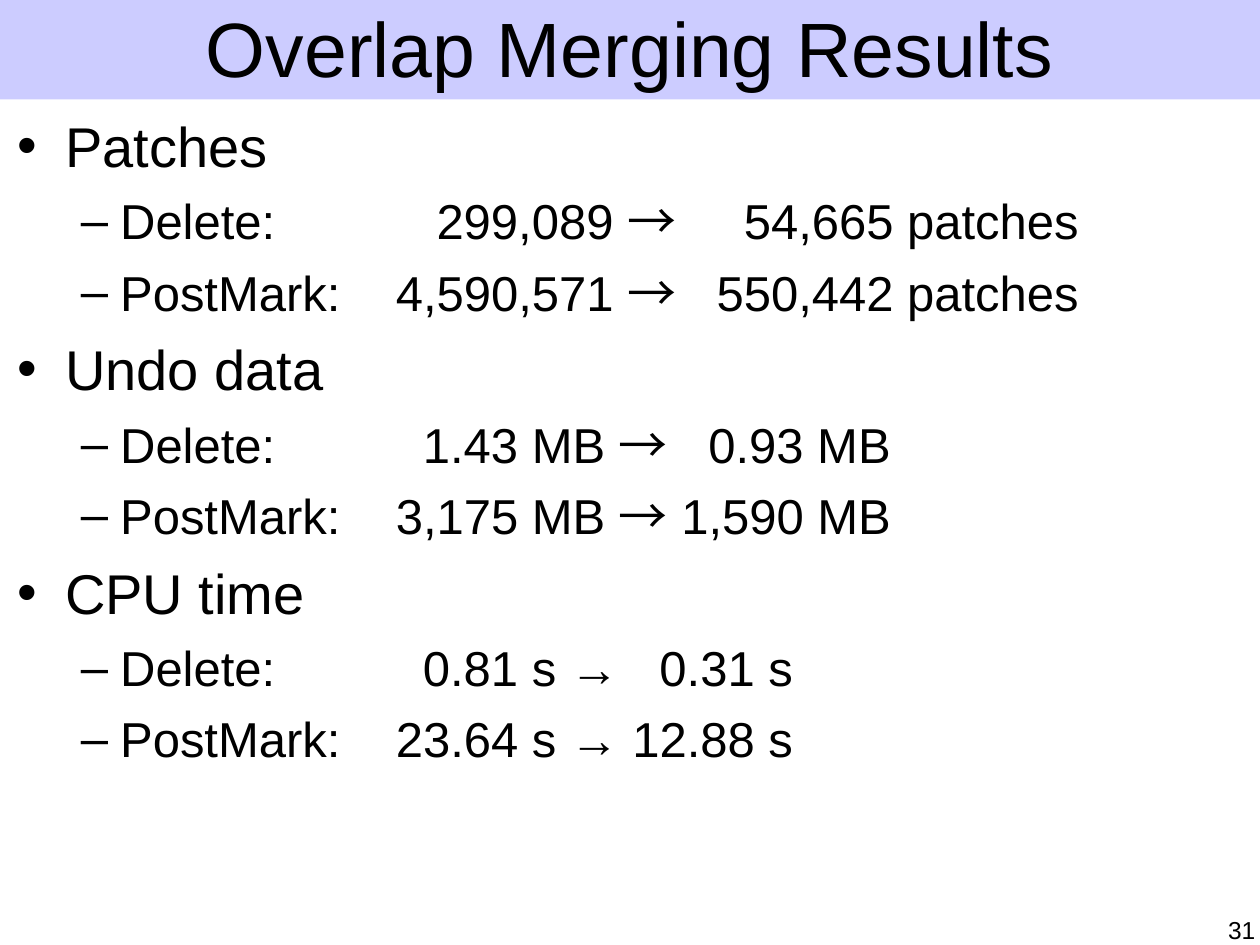
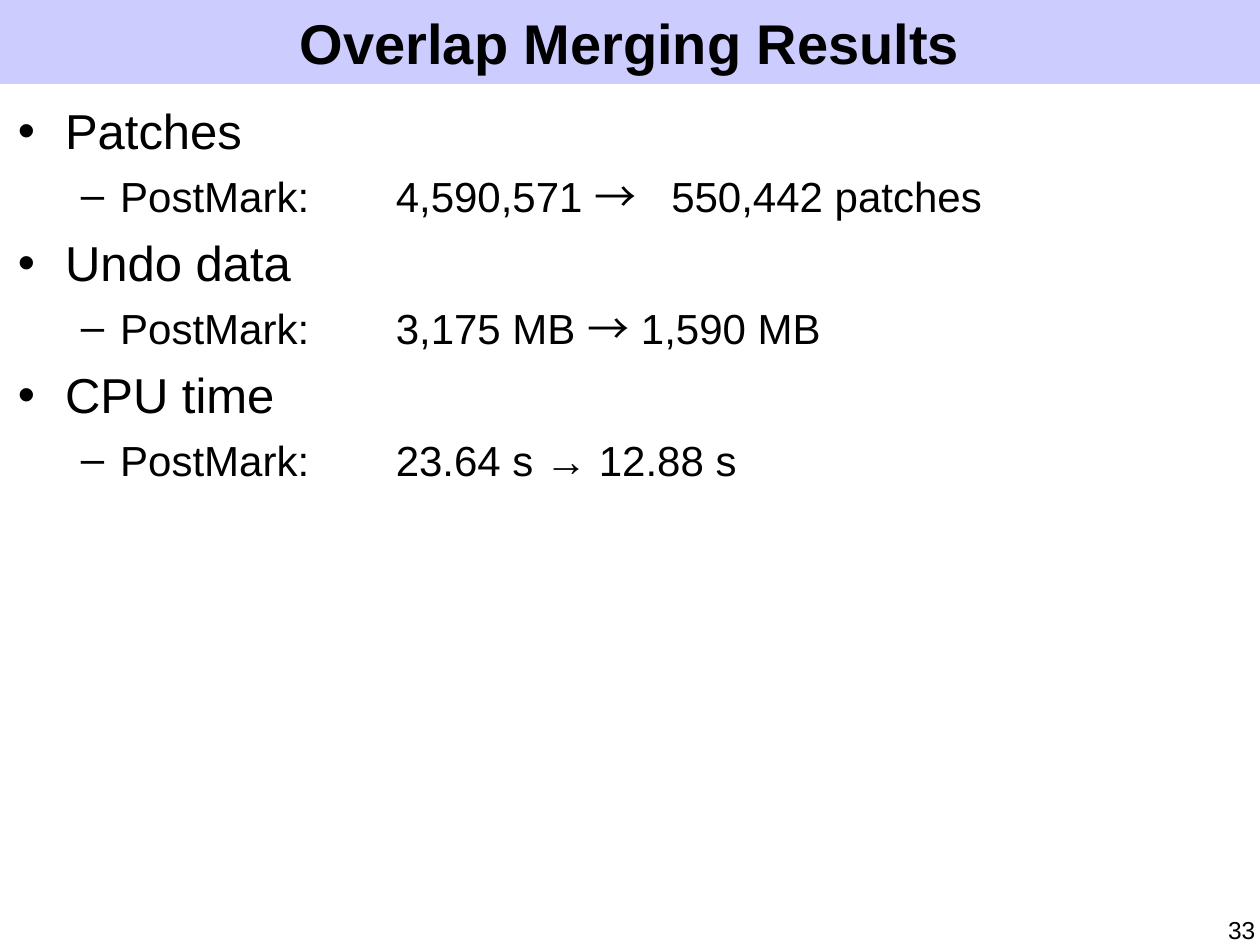
Before and after one commit to ucla-readable/fstitch-doc, a slide deck: slide 33 of sosp/pres.ppt (slide 31 before the commit). Drawn at 1260x945 pixels with LibreOffice and Linux fonts; fonts in the diff are those of the drawing. Boxes give left, top, right and bottom in pixels: in the first picture for what was removed or moved away, otherwise in the second. Text is boxed around its words. In the diff, an @@ line names an element or a change of style, - is before the commit and + after.

Commit message:
Motivation, patch model, and some patch optimization improvements.

```diff
--- a/sosp/pres.ppt
+++ b/sosp/pres.ppt
@@ rectangle: place and size @@
-rectangle at [0,0,1260,100]
+rectangle at [0,0,1260,84]
@@ title "Overlap Merging Results" at [300,23,959,75]: size 44 to 32 pt, bold on @@
@@ text "Patches": place and size @@
-text "Patches" at [65,126,1078,758]
+text "Patches" at [65,113,982,477]
@@ text "Patches" at [65,113,982,477]: size 32 to 28 pt in "Patches", "Undo data", "CPU time"; size 28 to 24 pt in "PostMark: 4,590,571 → 550,442 patches", "PostMark: 3,175 MB → 1,590 MB", "PostMark: 23.64 s → 12.88 s"; less space between paragraphs @@
@@ text at [120,203,1078,250]: paragraph removed @@
-  – Delete: 299,089 → 54,665 patches
@@ text at [120,427,890,464]: paragraph removed @@
-  – Delete: 1.43 MB → 0.93 MB
@@ text at [120,650,793,687]: paragraph removed @@
-  – Delete: 0.81 s → 0.31 s
@@ page number at [1228,922,1255,940]: text changed @@
-31
+33
```
Also in this commit, not shown: 37 other slides changed, 8 slides added, 7 slides removed.
